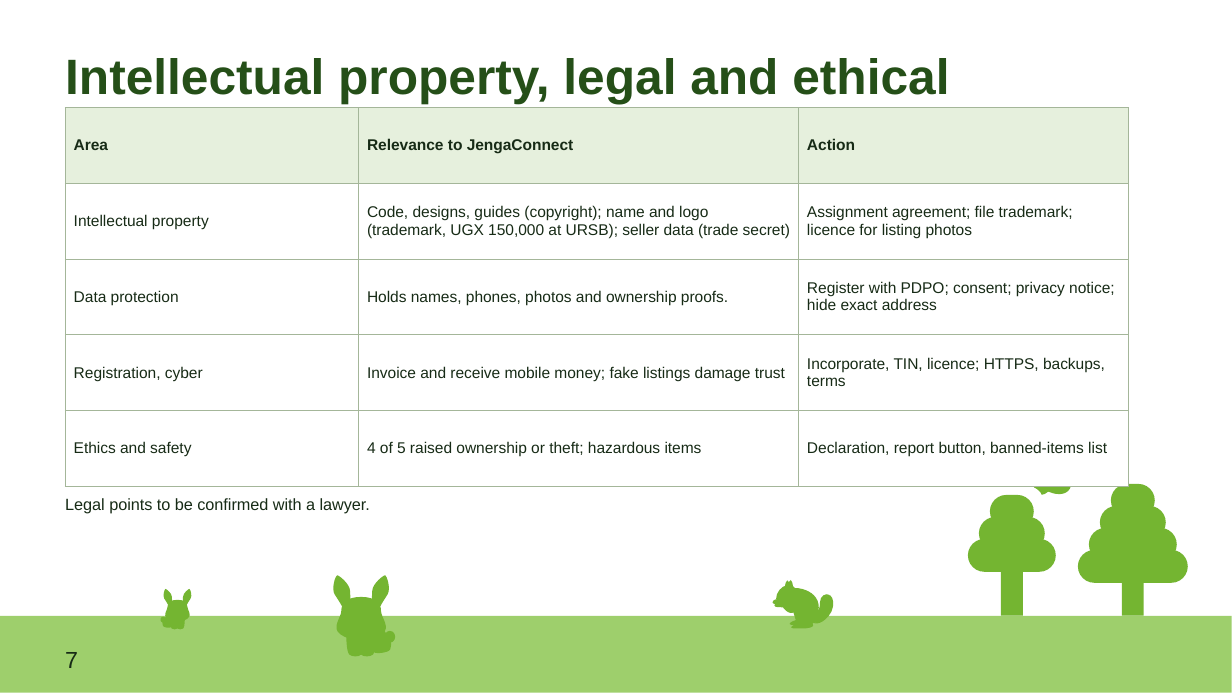
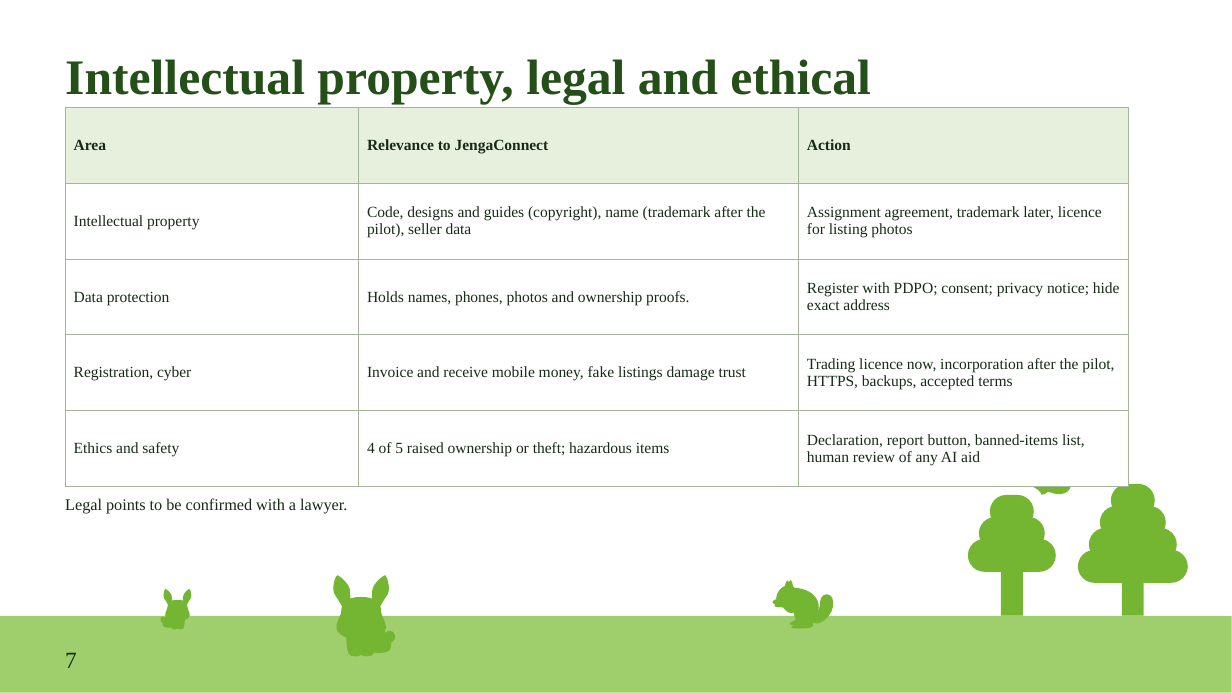
Before and after one commit to ejr-arch/jengaConnect, a slide deck: slide 7 of docs/week3/IST2106_Group06_Phase3_JengaConnect_Venture_Plan.pptx. Drawn at 1232x693 pixels with LibreOffice and Linux fonts; fonts in the diff are those of the drawing. Boxes give left, top, right and bottom in pixels: in the first picture for what was removed or moved away, otherwise in the second. Text is boxed around its words. In the diff, an @@ line names an element or a change of style, - is before the commit and + after.

```diff
--- a/docs/week3/IST2106_Group06_Phase3_JengaConnect_Venture_Plan.pptx
+++ b/docs/week3/IST2106_Group06_Phase3_JengaConnect_Venture_Plan.pptx
@@ table at (65,107,1128,486) @@
-row 2, column 2: Code, designs, guides (copyright); name and logo (trademark, UGX 150,000 at URSB); seller data (trade secret)
+row 2, column 2: Code, designs and guides (copyright), name (trademark after the pilot), seller data
-row 2, column 3: Assignment agreement; file trademark; licence for listing photos
+row 2, column 3: Assignment agreement, trademark later, licence for listing photos
-row 4, column 2: Invoice and receive mobile money; fake listings damage trust
+row 4, column 2: Invoice and receive mobile money, fake listings damage trust
-row 4, column 3: Incorporate, TIN, licence; HTTPS, backups, terms
+row 4, column 3: Trading licence now, incorporation after the pilot, HTTPS, backups, accepted terms
-row 5, column 3: Declaration, report button, banned-items list
+row 5, column 3: Declaration, report button, banned-items list, human review of any AI aid
@@ font Arial to Times New Roman in "Area", "Relevance to JengaConnect", "Action", "Intellectual property" and 6 more places @@
@@ font Arial to Times New Roman in 3 elements at (65,59,871,164), (65,653,77,668), (65,498,347,514) @@
```
Also in this commit, not shown: 8 other slides changed, 1 slide added, 1 slide removed, 17 other files.
